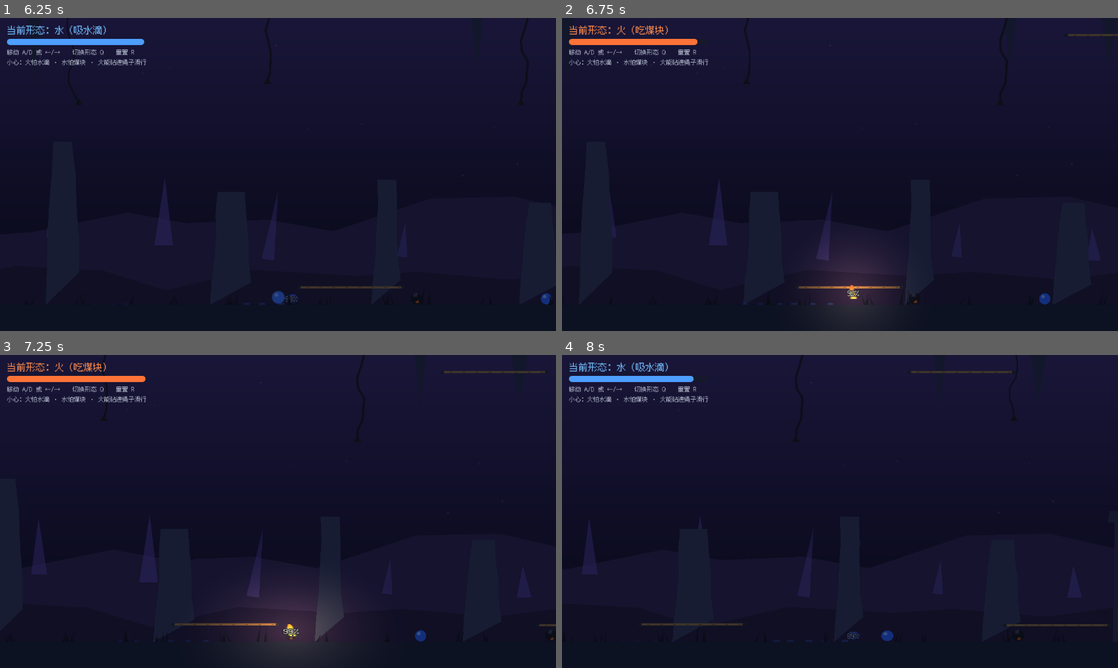
Above: before the commit, frames 1-4 (two rows, left to right).
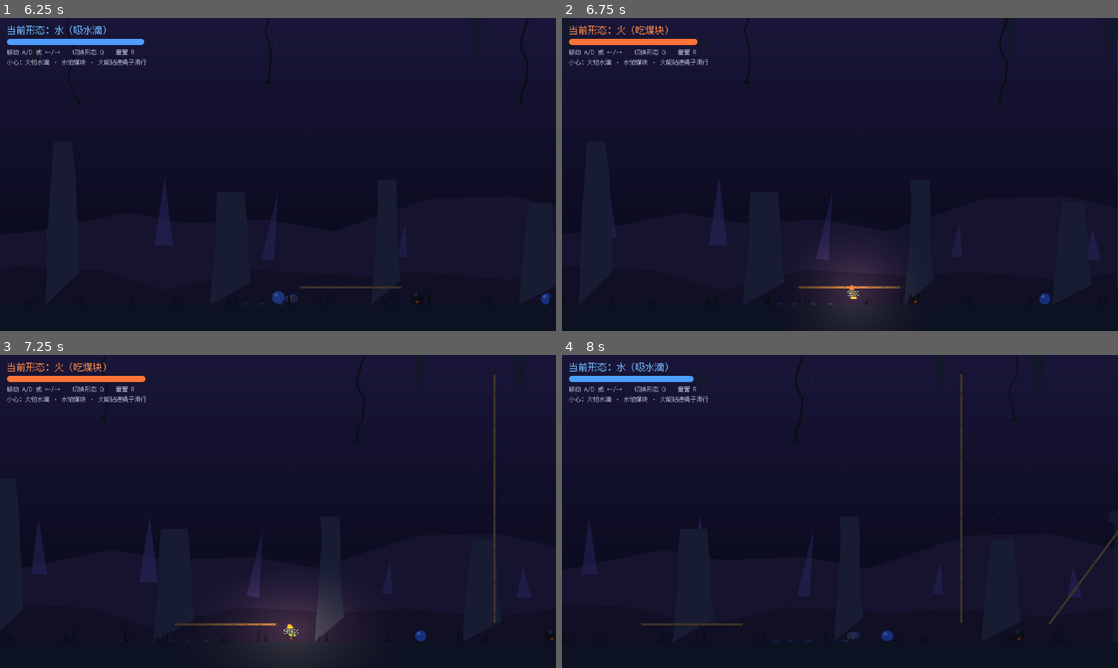
Above: after the commit, the same moments.

Repository: wov/elements
Game: Godot game, scene res://scenes/main.tscn
Same seed, same stepped clock (60 frames per second), same inputs: the game is played once before the commit and once after it.
Inputs:
- Up to frame 1 (6.25 s): hold Q (switch_form) 0.53-1.28 s; hold D (move_right) 0.53-2.03 s; tap Enter at 1.25 s; tap Q (switch_form) every 1.5 s from 1.35 to 5.85 s; hold Q (switch_form) 2.03-2.78 s; hold A (move_left) 2.03-4.28 s; tap R (reset) at 2.75, 4.25 s; hold Q (switch_form) 3.53-4.28 s; hold D (move_right) from 4.28 s (still down); hold Q (switch_form) 5.03-5.78 s
- Up to frame 2 (6.75 s): keep holding D (move_right); hold Q (switch_form) from 6.53 s (still down)
- Up to frame 3 (7.25 s): keep holding D (move_right); keep holding Q (switch_form)
- Up to frame 4 (8 s): keep holding D (move_right); release Q (switch_form) at 7.28 s; tap Q (switch_form) at 7.35 s

Frame 1 is identical in both runs. In frame 2, 0.2% of the frame differs, in the area x 91-100%, y 5-86%; in frame 3, 0.4%; in frame 4, 0.7%, in the area x 62-100%, y 5-87%.

Commit message:
新增双悬崖测试关：坠崖出界判失败重开；火借斜绳从低崖滑上高崖
- scenes/cliff.tscn：出发崖（顶面 y=560）→ 深渊 → 更高的对岸崖（顶面 y=360，上有终点门）；斜绳低端挂在出发崖边下方、高端连到对岸崖上方，火走出悬崖即落到绳上滑到对岸
- player.gd 新增 fall_die / fell 信号：坠崖出画面无需动画，稍候广播由关卡判失败
- main.gd 新增 fall_limit_y（关卡失败线）、camera_bounds、hint_text 导出：出界即显示「掉下深渊……」并自动重开；走廊关默认线够不到，行为不变
- 修复 tscn 隐藏 bug：绳节点块里 script 写在导出变量之后导致 point_a/point_b/sag 全部不生效（属性按文件顺序应用，挂脚本前设置导出变量会被静默跳过）——走廊关的垂直绳/斜绳自建成起一直是默认水平绳，现恢复设计；cliff 关同步写法
- 验证：headless 逻辑测试 14/14 通过（水穿绳坠落出界判失败并自动重开；火接绳上滑、弹出落到对岸崖顶）；三张截图视觉复核；两场景 --quit-after 120 冒烟 0 错误

Diff:
--- /dev/null
+++ b/scenes/cliff.tscn
@@ -0,0 +1,86 @@
+[gd_scene load_steps=8 format=3]
+
+[ext_resource type="Script" path="res://scripts/main.gd" id="1_main"]
+[ext_resource type="PackedScene" path="res://scenes/player.tscn" id="2_player"]
+[ext_resource type="PackedScene" path="res://scenes/exit_gate.tscn" id="4_exit"]
+[ext_resource type="Script" path="res://scripts/rope.gd" id="5_rope"]
+
+[sub_resource type="RectangleShape2D" id="RectangleShape2D_cliffA"]
+size = Vector2(700, 200)
+
+[sub_resource type="RectangleShape2D" id="RectangleShape2D_cliffB"]
+size = Vector2(560, 400)
+
+[sub_resource type="RectangleShape2D" id="RectangleShape2D_wall"]
+size = Vector2(80, 760)
+
+[node name="Main" type="Node2D"]
+script = ExtResource("1_main")
+camera_bounds = Rect2(0, 0, 1920, 720)
+fall_limit_y = 900.0
+hint_text = "移动 A/D 或 ←/→    切换形态 Q    重置 R
+火：走出悬崖落到斜绳上，可滑到对岸高处
+水：会穿过绳子坠下深渊，出界即失败"
+
+[node name="Ambient" type="CanvasModulate" parent="."]
+color = Color(0.34, 0.37, 0.5, 1)
+
+[node name="Background" type="Polygon2D" parent="."]
+z_index = -50
+polygon = PackedVector2Array(0, 0, 1920, 0, 1920, 720, 0, 720)
+color = Color(0.3, 0.34, 0.48, 1)
+
+[node name="Level" type="Node2D" parent="."]
+
+[node name="CliffA" type="StaticBody2D" parent="Level"]
+position = Vector2(290, 660)
+
+[node name="CollisionShape2D" type="CollisionShape2D" parent="Level/CliffA"]
+shape = SubResource("RectangleShape2D_cliffA")
+
+[node name="Polygon2D" type="Polygon2D" parent="Level/CliffA"]
+polygon = PackedVector2Array(-350, -100, 350, -100, 350, 80, 120, 100, -220, 100, -350, 60)
+color = Color(0.16, 0.19, 0.27, 1)
+
+[node name="CliffB" type="StaticBody2D" parent="Level"]
+position = Vector2(1440, 560)
+
+[node name="CollisionShape2D" type="CollisionShape2D" parent="Level/CliffB"]
+shape = SubResource("RectangleShape2D_cliffB")
+
+[node name="Polygon2D" type="Polygon2D" parent="Level/CliffB"]
+polygon = PackedVector2Array(-280, -200, 280, -200, 280, 120, 0, 150, -280, 60)
+color = Color(0.16, 0.19, 0.27, 1)
+
+[node name="WallLeft" type="StaticBody2D" parent="Level"]
+position = Vector2(-20, 360)
+
+[node name="CollisionShape2D" type="CollisionShape2D" parent="Level/WallLeft"]
+shape = SubResource("RectangleShape2D_wall")
+
+[node name="Polygon2D" type="Polygon2D" parent="Level/WallLeft"]
+polygon = PackedVector2Array(-40, -380, 40, -380, 40, 380, -40, 380)
+color = Color(0.13, 0.15, 0.22, 1)
+
+[node name="WallRight" type="StaticBody2D" parent="Level"]
+position = Vector2(1760, 360)
+
+[node name="CollisionShape2D" type="CollisionShape2D" parent="Level/WallRight"]
+shape = SubResource("RectangleShape2D_wall")
+
+[node name="Polygon2D" type="Polygon2D" parent="Level/WallRight"]
+polygon = PackedVector2Array(-40, -380, 40, -380, 40, 380, -40, 380)
+color = Color(0.13, 0.15, 0.22, 1)
+
+[node name="RopeCliff" type="Node2D" parent="Level"]
+script = ExtResource("5_rope")
+position = Vector2(660, 660)
+point_a = Vector2(0, 0)
+point_b = Vector2(490, -330)
+sag = 0.0
+
+[node name="ExitGate" parent="Level" instance=ExtResource("4_exit")]
+position = Vector2(1600, 314)
+
+[node name="Player" parent="." instance=ExtResource("2_player")]
+position = Vector2(280, 530)
--- a/scripts/main.gd
+++ b/scripts/main.gd
@@ -2,7 +2,11 @@
 ## 主场景：搭建关卡与 HUD，处理消散重开、通关提示。
 
 ## 相机活动范围（关卡世界坐标）。
-const CAMERA_BOUNDS := Rect2(0, 0, 2560, 720)
+@export var camera_bounds := Rect2(0, 0, 2560, 720)
+## 玩家掉到这条线之下（坠崖出界）即判失败重开；走廊关有整片地面，默认值永远够不到。
+@export var fall_limit_y := 1200.0
+## 左上角操作提示（按关卡改写）。
+@export var hint_text := "移动 A/D 或 ←/→    切换形态 Q    重置 R\n小心：火怕水滴 · 水怕煤块 · 火能钻进绳子滑行"
 
 @onready var player: Player = $Player
 @onready var exit_gate: ExitGate = $Level/ExitGate
@@ -17,15 +21,16 @@
 
 func _ready() -> void:
 	var camera: Camera2D = $Player/Camera2D
-	camera.limit_left = int(CAMERA_BOUNDS.position.x)
-	camera.limit_top = int(CAMERA_BOUNDS.position.y)
-	camera.limit_right = int(CAMERA_BOUNDS.end.x)
-	camera.limit_bottom = int(CAMERA_BOUNDS.end.y)
+	camera.limit_left = int(camera_bounds.position.x)
+	camera.limit_top = int(camera_bounds.position.y)
+	camera.limit_right = int(camera_bounds.end.x)
+	camera.limit_bottom = int(camera_bounds.end.y)
 
 	player.form_changed.connect(_on_player_form_changed)
 	player.depleted.connect(_on_player_depleted)
 	player.extinguished.connect(_on_player_extinguished)
 	player.absorbed.connect(_on_player_absorbed)
+	player.fell.connect(_on_player_fell)
 	exit_gate.reached.connect(_on_exit_reached)
 	_build_parallax()
 	_build_ui()
@@ -51,6 +56,10 @@
 
 func _process(_delta: float) -> void:
 	_amount_bar.value = player.amount
+	# 坠崖出界：掉过失败线即判失败（水穿绳坠落、火没接住绳都会落到这里）
+	if not _finished and not _reloading and not player.is_dead() \
+			and player.global_position.y > fall_limit_y:
+		player.fall_die()
 
 
 func _unhandled_input(event: InputEvent) -> void:
@@ -88,7 +97,7 @@
 
 	var hint := Label.new()
 	UiFont.apply(hint)
-	hint.text = "移动 A/D 或 ←/→    切换形态 Q    重置 R\n小心：火怕水滴 · 水怕煤块 · 火能钻进绳子滑行"
+	hint.text = hint_text
 	hint.add_theme_font_size_override("font_size", 14)
 	hint.add_theme_color_override("font_color", Color(0.72, 0.75, 0.82))
 	box.add_child(hint)
@@ -145,6 +154,14 @@
 	_restart()
 
 
+func _on_player_fell() -> void:
+	if _finished or _reloading:
+		return
+	_show_message("掉下深渊……")
+	await get_tree().create_timer(1.0).timeout
+	_restart()
+
+
 func _on_exit_reached(_body: Node2D) -> void:
 	if _finished or _reloading:
 		return
--- a/scripts/player.gd
+++ b/scripts/player.gd
@@ -16,6 +16,7 @@
 signal depleted
 signal extinguished
 signal absorbed
+signal fell
 
 enum Form { FIRE, WATER }
 
@@ -205,6 +206,17 @@
 	tween.tween_property(self, "global_position", into, 0.35).set_trans(Tween.TRANS_QUAD).set_ease(Tween.EASE_IN)
 	tween.tween_property(visual, "scale", Vector2.ZERO, 0.35).set_trans(Tween.TRANS_QUAD).set_ease(Tween.EASE_IN)
 	tween.chain().tween_callback(func() -> void: absorbed.emit())
+
+
+## 坠崖掉出关卡边界：人已出画面，无需动画，稍候广播 fell 由关卡判失败。
+func fall_die() -> void:
+	if _dead:
+		return
+	_dead = true
+	velocity = Vector2.ZERO
+	var tween := create_tween()
+	tween.tween_interval(0.4)
+	tween.tween_callback(func() -> void: fell.emit())
 
 
 func _die() -> void:
Not shown: 1 places in scenes/main.tscn that only renumber resources
Not shown, changed: README.md
